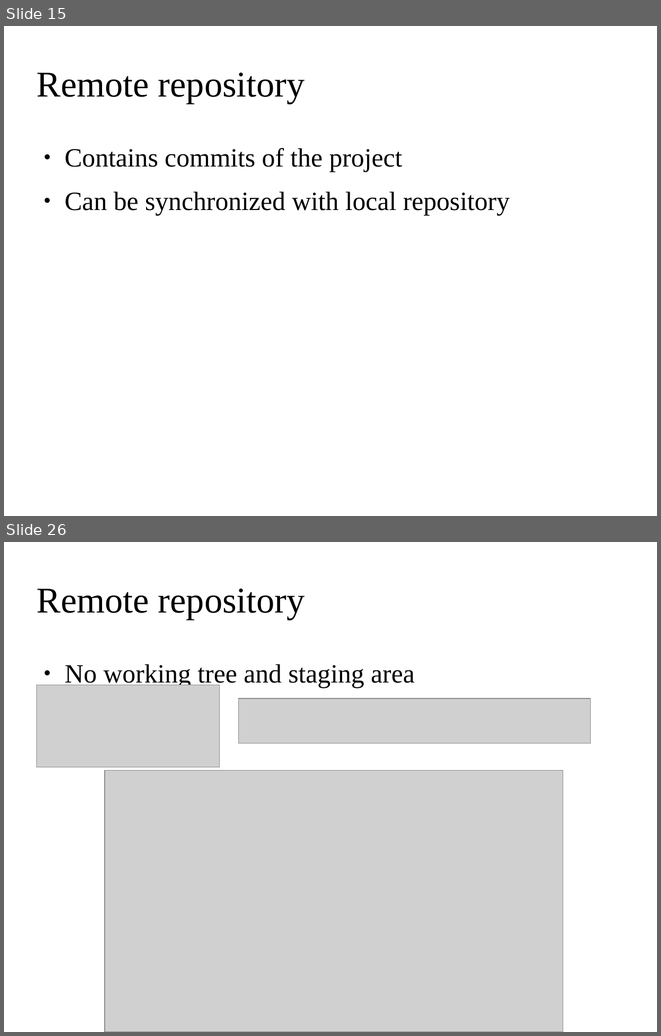
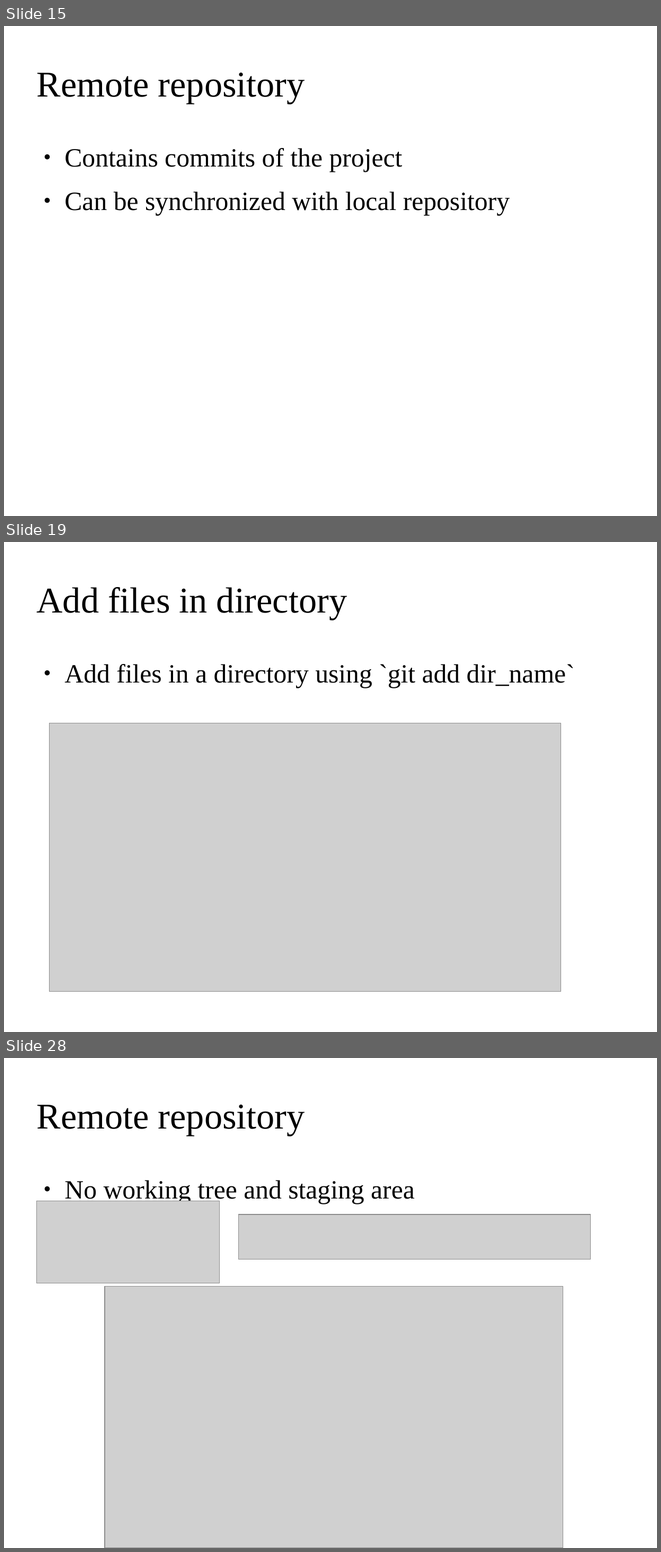
Before and after one commit to ehsansh84/git-tutorial, a slide deck: git.odp. Shown one above the other, each under a label of ours: slides 15 and 26 before the commit, slides 15, 19 and 28 after it; the slides between them are not shown. The pictures are 661x1036 and 661x1552 pixels, drawn with LibreOffice and Linux fonts; fonts in the diff are those of the drawing; grey boxes stand for pictures; background and template pictures are left out. Boxes give left, top, right and bottom in pixels: in the first picture for what was removed or moved away, otherwise in the second. Text is boxed around its words. In the diff, an @@ line names an element or a change of style, - is before the commit and + after.

```diff
--- a/git.odp
+++ b/git.odp
@@ slide 19 added at (4, 542, 657, 1032), background picture (left out) @@
@@ title added at (37, 587, 347, 620), 44 pt, text #000000 @@
+Add files in directory
@@ text added at (64, 664, 575, 688), 32 pt, text #000000 @@
+● Add files in a directory using `git add dir_name`
@@ picture added at (49, 723, 561, 992) @@
@@ what was slide 26 is now slide 28 @@
```
Also in this commit, not shown: 25 slides changed, 2 other slides added.
